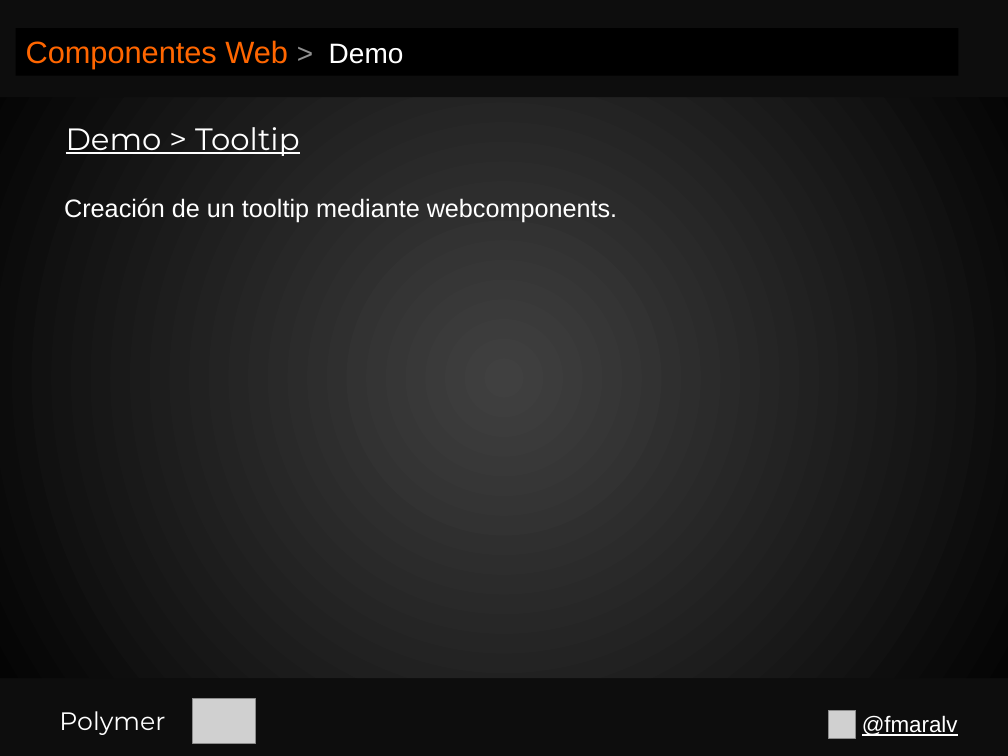
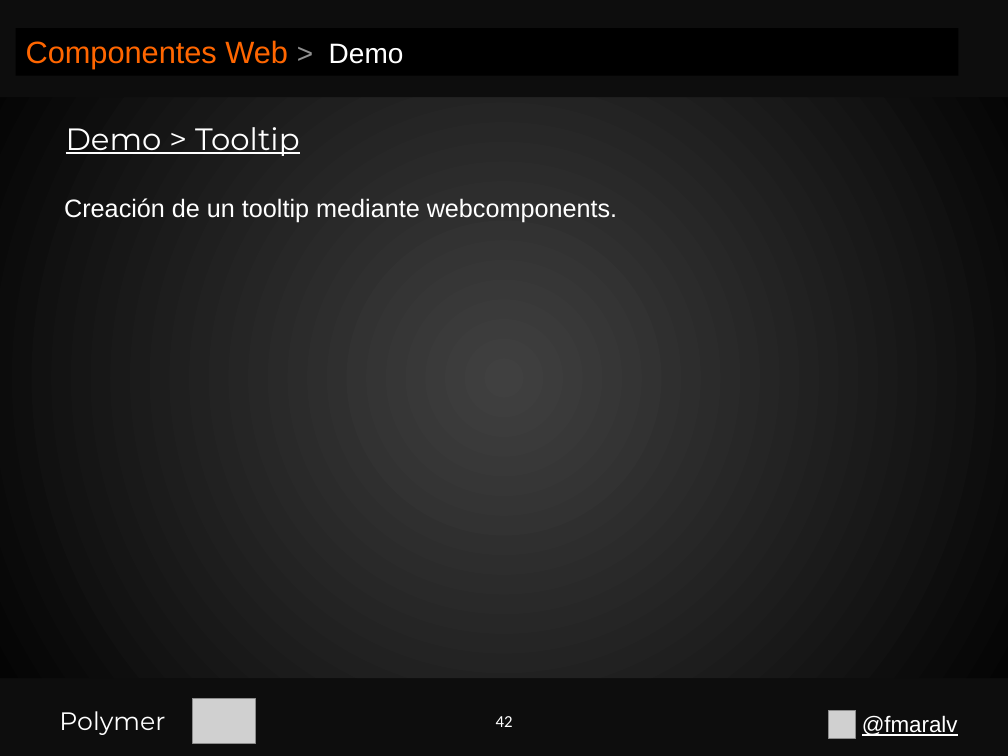
Before and after one commit to fmaralv/Presentacion, a slide deck: slide 42 of Polymer.pptx. Drawn at 1008x756 pixels with LibreOffice and Linux fonts; fonts in the diff are those of the drawing; grey boxes stand for pictures. Boxes give left, top, right and bottom in pixels: in the first picture for what was removed or moved away, otherwise in the second. Text is boxed around its words. In the diff, an @@ line names an element or a change of style, - is before the commit and + after.

```diff
--- a/Polymer.pptx
+++ b/Polymer.pptx
@@ page number added at [496,716,513,727], 12 pt, text #FFFFFF @@
+42
```
Also in this commit, not shown: 68 other slides changed, 35 slides added, 2 slides removed.
